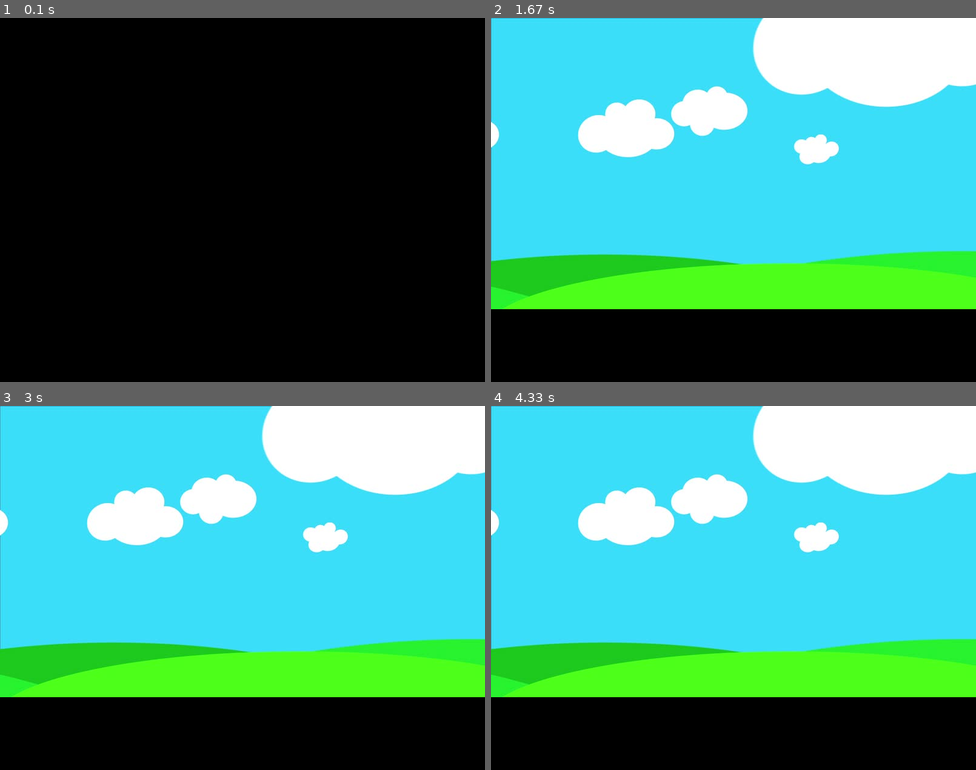
Above: before the commit, frames 1-4 (two rows, left to right).
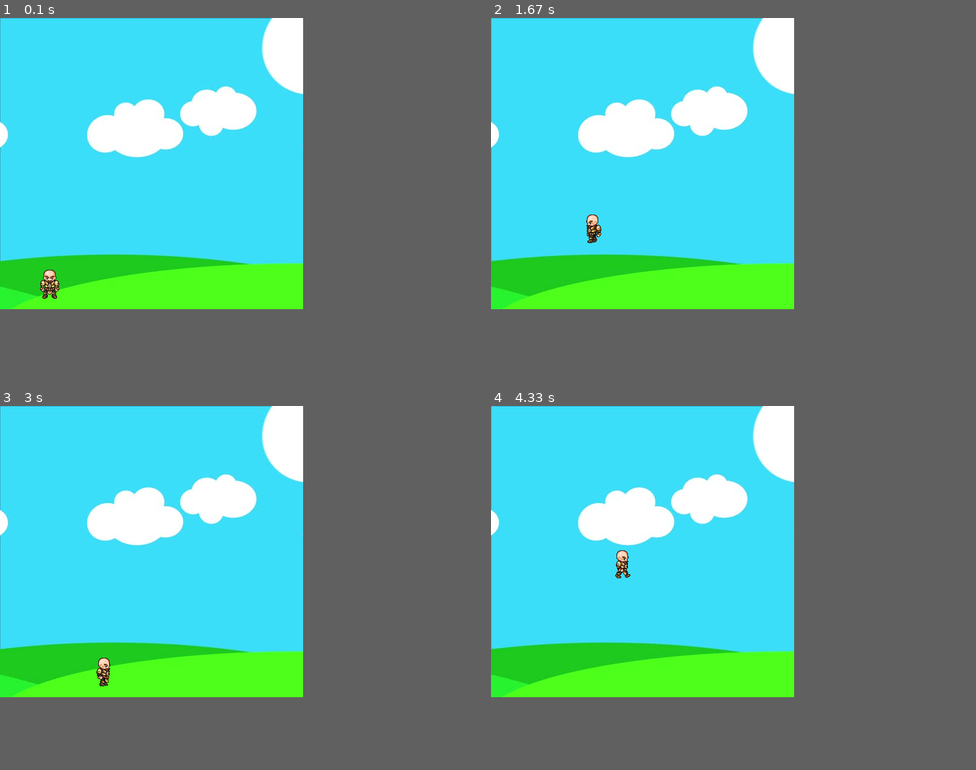
Above: after the commit, the same moments.

Repository: wedrownix/Symulator_fizyczny
Game: pygame game, started from Nauka_Pygame.py
Two runs of this game, one before a commit and one after it. Both use one fixed random seed, a clock stepped at 60 frames per second and the inputs below.
Inputs:
- Up to frame 1 (0.1 s): no input
- Up to frame 2 (1.67 s): hold Right 0.33-0.8 s; hold Right 0.83-1.3 s; tap Space at 0.9, 1.2, 1.4 s; hold Left from 1.33 s (still down)
- Up to frame 3 (3 s): tap Space at 1.7, 1.97, 2.27, 2.4, 2.7 s; release Left at 1.87 s; hold Left 1.9-2.3 s; hold Right 2.33-2.97 s
- Up to frame 4 (4.33 s): hold Left 3-3.47 s; tap Space at 3.07, 3.37, 3.57, 3.87, 4.07 s; hold Right 3.5-3.97 s; hold Right from 4 s (still down)
In our replay, the window is 800x600 before the commit and 500x480 after it. These sizes can differ from the game's own. Grey fills any space a smaller window leaves; there, only what the larger window draws over its background counts as a difference.

The runs differ from the first frame. In frame 1, 50% of the frame differs, in the area x 0-63%, y 0-80%; in frame 2, 30%; in frame 3, 30%; in frame 4, 30%.

Commit message:
DOdałem animację do poruszania się dla ludzika w lewo, bądź prawo

Diff:
--- a/Nauka_Pygame.py
+++ b/Nauka_Pygame.py
@@ -2,12 +2,12 @@
 pygame.init()
 
 #TWORZENIE OKNA, nasz win
-screen_width = 800
-screen_height = 600
+screen_width = 500
+screen_height = 480
 win = pygame.display.set_mode((screen_width,screen_height))
 
 pygame.display.set_caption("Nauka_Pygame")
-screen = pygame.display.set_mode((800,600))
+
 
 """##STARA OPCJA
 walkRight = [pygame.image.load('Game_images_test/R1.png'), pygame.image.load('Game_images_test/R2.png'), pygame.image.l …(307 unchanged characters)…
@@ -25,6 +25,7 @@
 bg   = pygame.image.load(str(IMG_DIR / "bg.jpg"))
 char = pygame.image.load(str(IMG_DIR / "standing.png"))
 
+clock = pygame.time.Clock()
 #PARAMETRY PIERWSZEJ POSTACI
 x = 50
 y = 400
@@ -42,12 +43,23 @@
     global walkCount
     win.blit(bg, (0,0))
 
+    if walkCount +1 >= 27: #kązdy rysunek na 3 klatki. mam 9 rysunków czyli 27
+        walkCount = 0
+
+    if left:
+        win.blit(walkLeft[walkCount//3], (x,y))
+        walkCount += 1
+    elif right:
+        win.blit(walkRight[walkCount//3], (x,y))
+        walkCount += 1
+    else:
+        win.blit(char, (x, y))
     pygame.display.update()
 
 #MAIN LOOP
 run = True
 while run:
-    pygame.time.delay(100)
+    clock.tick(27)
 
     for event in pygame.event.get():
         if event.type == pygame.QUIT:
